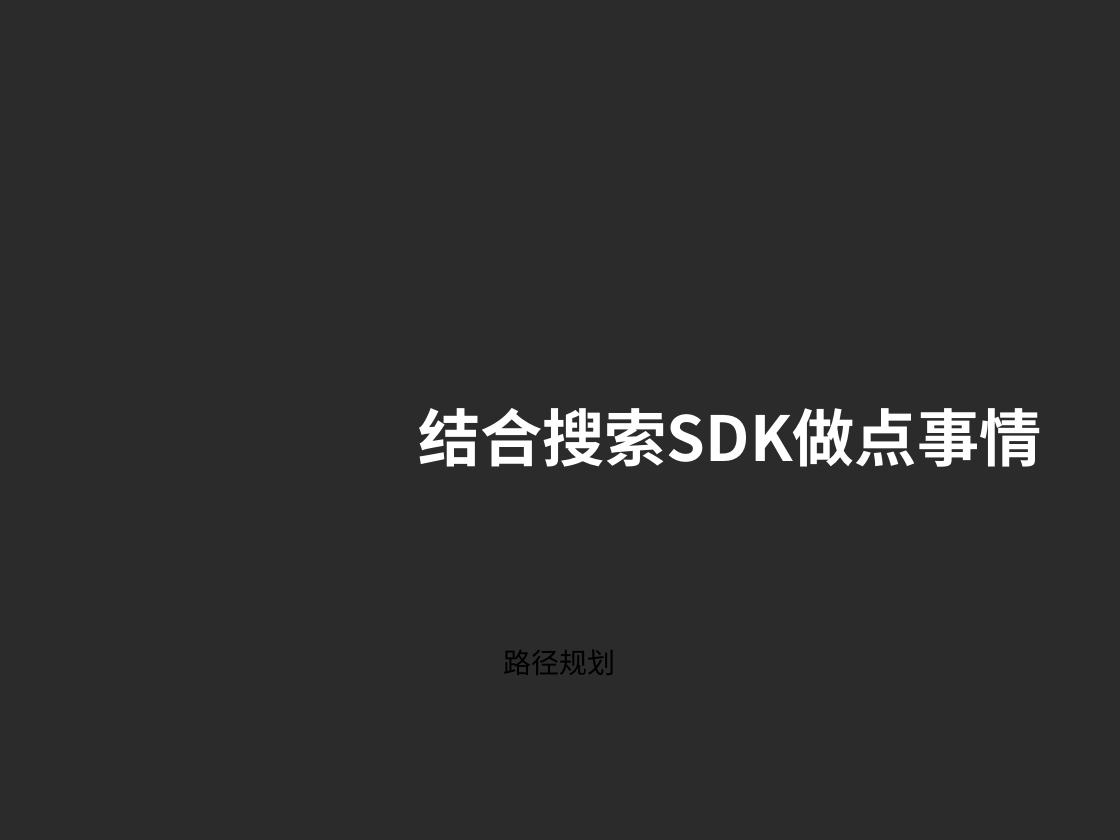
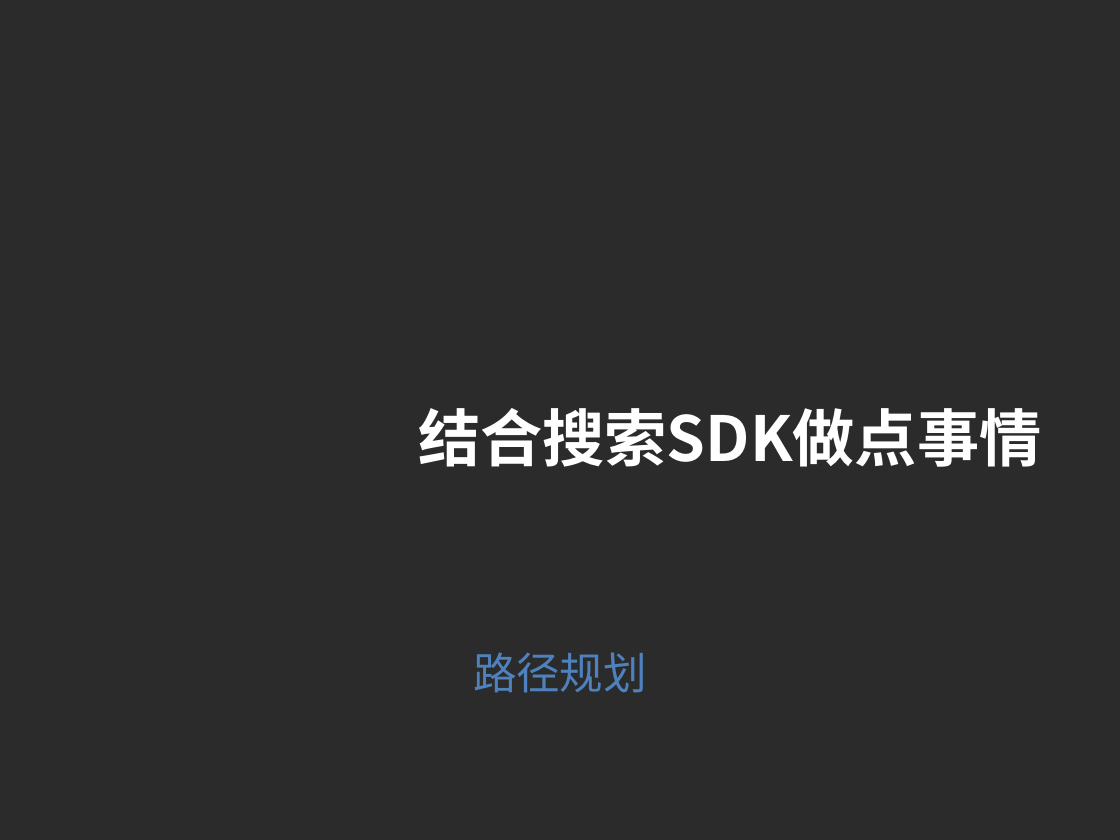
Before and after one commit to fifa0329/HelloAmap, a slide deck: slide 1 of 课程ppt/WP SDK开发指南4.pptx. Drawn at 1120x840 pixels with LibreOffice and Linux fonts; fonts in the diff are those of the drawing; background and template pictures are left out; a plain dark background stands for a picture behind light text. Boxes give left, top, right and bottom in pixels: in the first picture for what was removed or moved away, otherwise in the second. Text is boxed around its words. In the diff, an @@ line names an element or a change of style, - is before the commit and + after.

```diff
--- a/课程ppt/WP SDK开发指南4.pptx
+++ b/课程ppt/WP SDK开发指南4.pptx
@@ text "路径规划" at (473, 652, 647, 693): size 18 to 28 pt, font Calibri to Noto Sans CJK SC, text colour #000000 to #4F81BD @@
```
Also in this commit, not shown: 1 other slide changed, 1 slide added, 3 other files.
